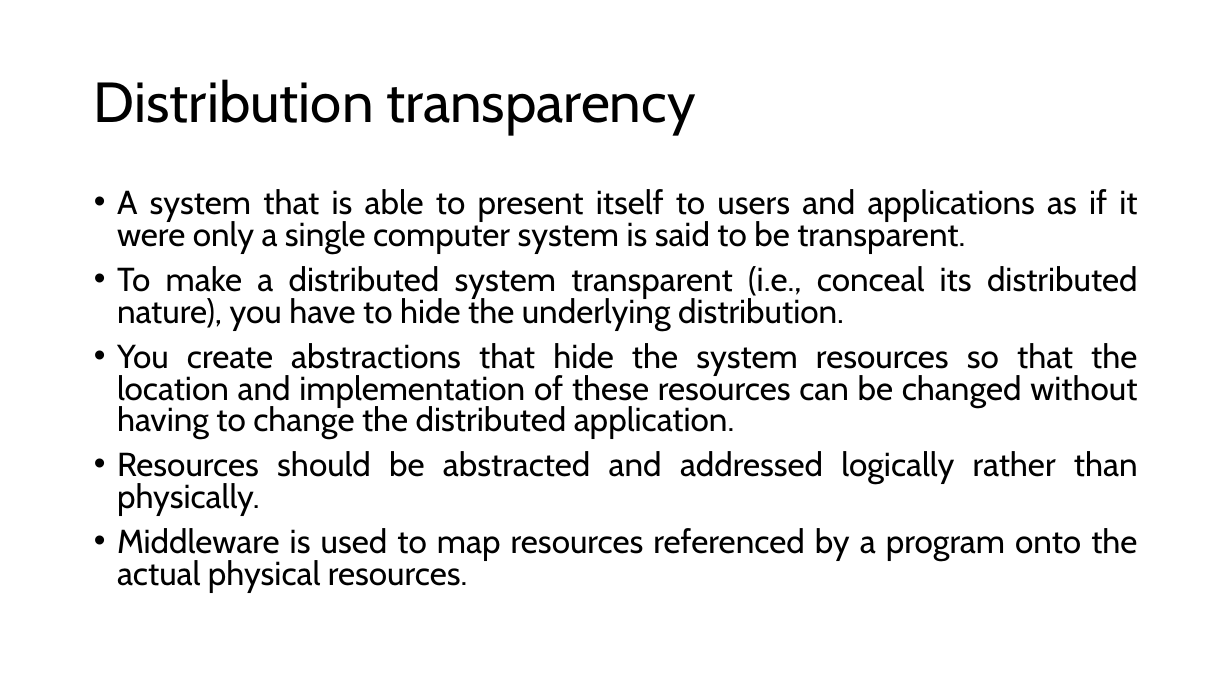
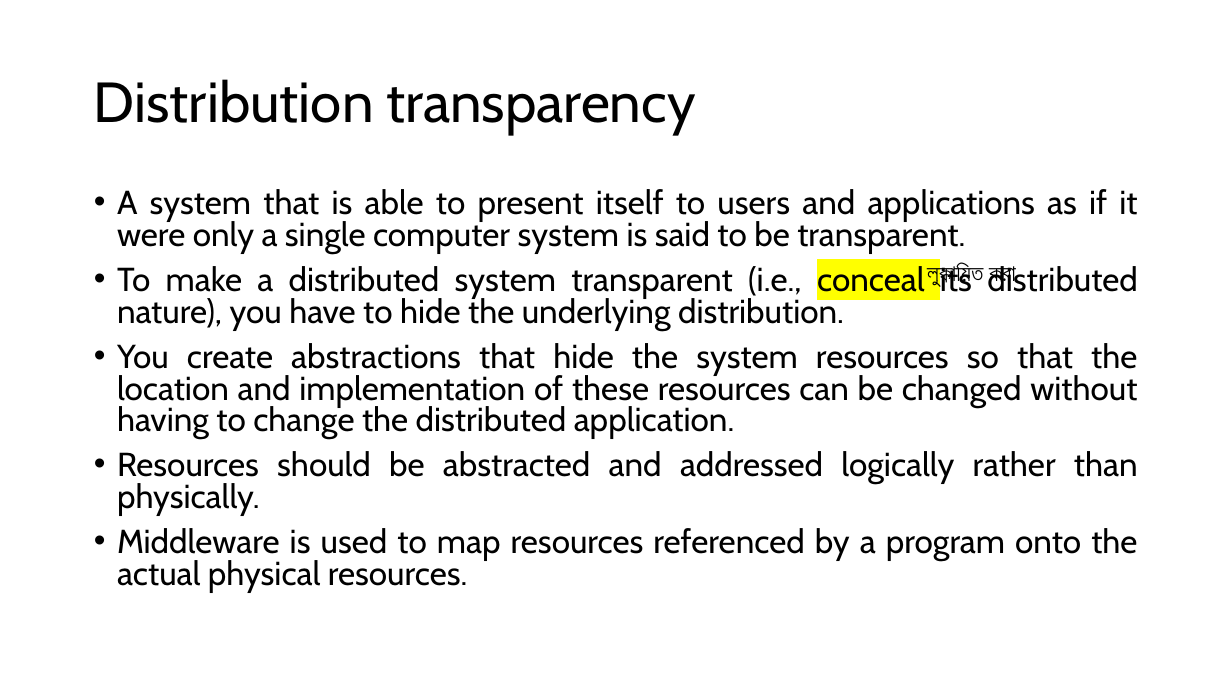
Before and after one commit to Rakibul1411/6th-Semester, a slide deck: slide 9 of CSE-601/Academia Slides-Books/Lecure 02.pptx. Drawn at 1232x693 pixels with LibreOffice and Linux fonts; fonts in the diff are those of the drawing. Boxes give left, top, right and bottom in pixels: in the first picture for what was removed or moved away, otherwise in the second. Text is boxed around its words. In the diff, an @@ line names an element or a change of style, - is before the commit and + after.

```diff
--- a/CSE-601/Academia Slides-Books/Lecure 02.pptx
+++ b/CSE-601/Academia Slides-Books/Lecure 02.pptx
@@ text at [117, 263, 1138, 330]: highlight none to #FFFF00 in "conceal" @@
@@ text added at [927, 263, 983, 289], 18 pt, text #000000 @@
+লুক্কায়িত করা
```
Also in this commit, not shown: 7 other slides changed, 12 other files.
